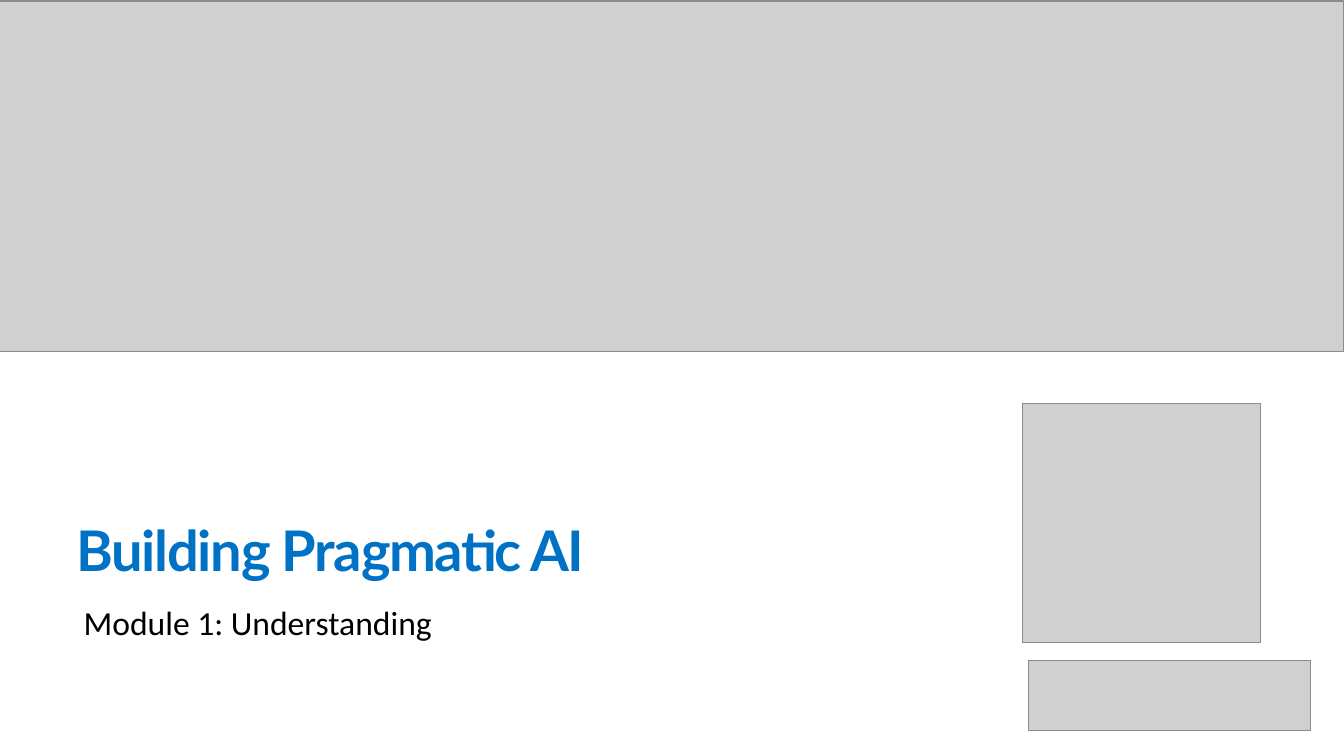
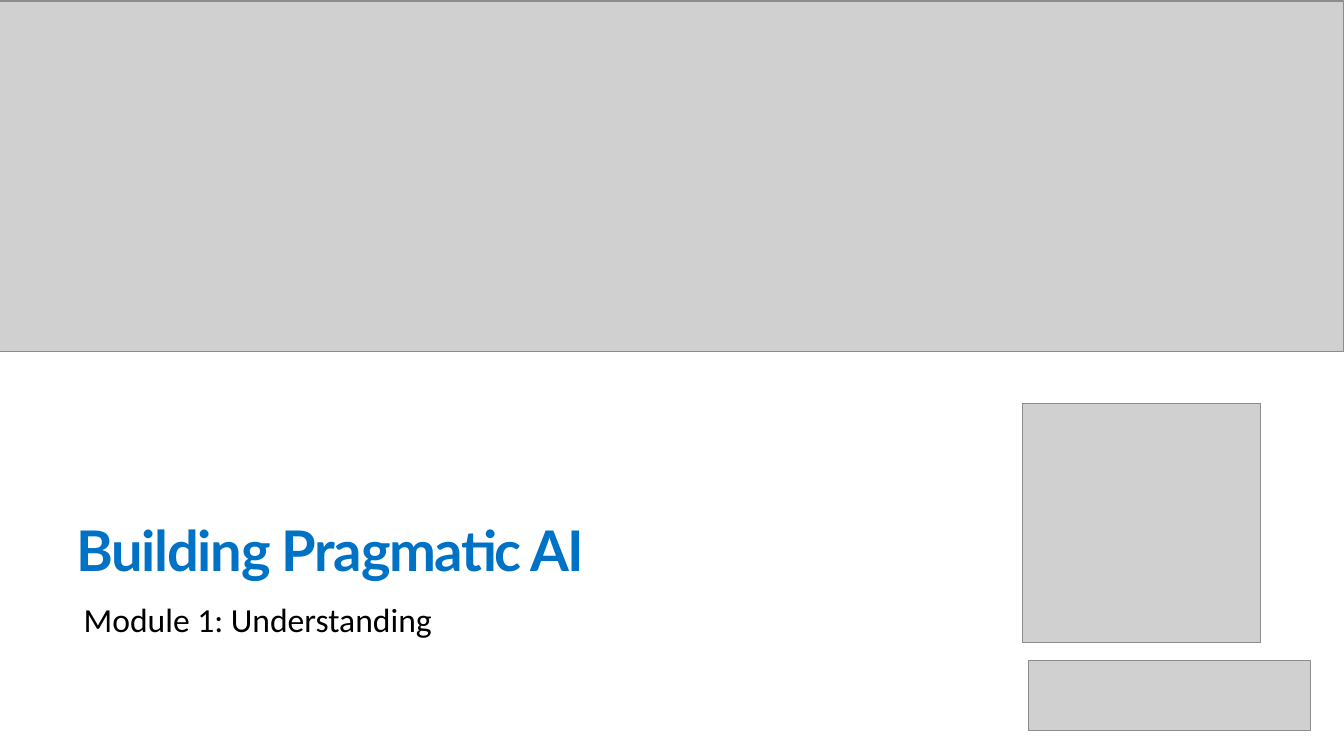
Before and after one commit to trailheadtechnology/10-ai-features-workshop, a slide deck: slide 1 of docs/slides/pptx/M1-understanding.pptx. Drawn at 1344x756 pixels with LibreOffice and Linux fonts; fonts in the diff are those of the drawing; grey boxes stand for pictures. Boxes give left, top, right and bottom in pixels: in the first picture for what was removed or moved away, otherwise in the second. Text is boxed around its words. In the diff, an @@ line names an element or a change of style, - is before the commit and + after.

```diff
--- a/docs/slides/pptx/M1-understanding.pptx
+++ b/docs/slides/pptx/M1-understanding.pptx
@@ text "Module 1: Understanding" at box(84, 608, 432, 638): line spacing 0.85 to 0.75 @@
```
Also in this commit, not shown: 2 other slides changed, 59 other files.
